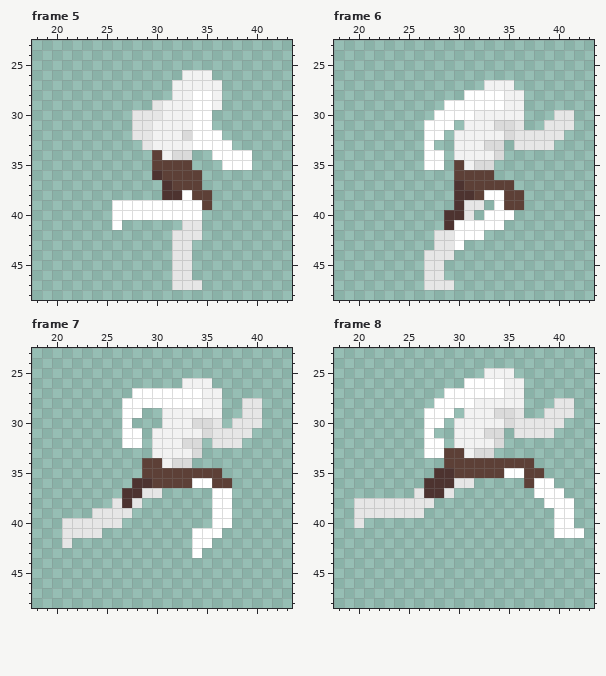
Pixel-art file, stored at Assets/Art/Characters/Player/Run/Player_Run_Right.aseprite. The picture above is the old version.
64x64 pixels, 8 frames. Colours within 5 levels of each other are drawn and written as one. Shown: frame 5: x 18..43, y 23..48; frame 6: x 18..43, y 23..48; frame 7: x 18..43, y 23..48; frame 8: x 18..43, y 23..48. The commit also changed other frames, which this record leaves out.
The same view after the edit:
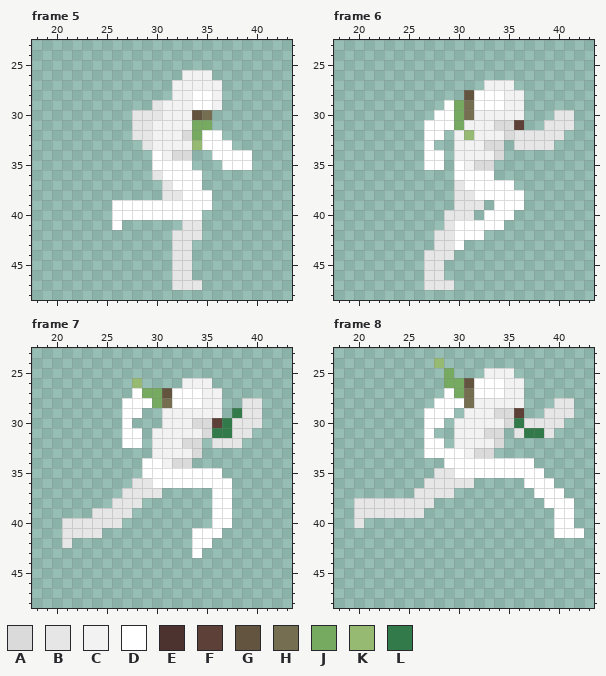
Palette (. is transparent): A #dadada  B #e6e6e6  C #f2f2f2  D #ffffff  E #4d3330  F #5d4037  G #63543f  H #756e51  J #75aa60  K #97ba73  L #327a4a
Change:
layer "Legs/Tattered" now hidden
layer "Chest/Leaf" now shown
Frame 5:
Colour B replaces colour E in row 36 at x 30; in row 37 at x 31; in row 38 at x 31 to 32.
Colour D replaces colour F in row 34 at x 30; in row 35 at x 30 to 33; in row 36 at x 31 to 34; in row 37 at x 32 to 34; in row 38 at x 34 to 35; in row 39 at x 35.
Colour G replaces colour D in row 30 at x 34.
Colour H replaces colour D in row 30 at x 35.
Colour J replaces colour D in row 31 at x 34 to 35; in row 32 at x 34.
Colour K replaces colour D in row 33 at x 34.
Frame 6:
Colour B replaces colour E in row 37 at x 30; in row 38 at x 30 to 31; in row 39 at x 30; in row 40 at x 29 to 30; in row 41 at x 29.
Colour D replaces colour F in row 35 at x 30; in row 36 at x 30 to 33; in row 37 at x 31 to 35; in row 38 at x 32 and 35 to 36; in row 39 at x 35 to 36.
Colour F replaces colour B in row 31 at x 36.
Colour G replaces colour D in row 28 at x 31.
Colour H replaces colour D in rows 29 to 30 at x 31.
Colour J is added in row 31 at x 30.
Colour J replaces colour D in rows 29 to 30 at x 30.
Colour K replaces colour C in row 32 at x 31.
Frame 7:
Colour B replaces colour E in row 36 at x 28 to 29; in row 37 at x 27 to 28; in row 38 at x 27.
Colour D replaces colour F in row 34 at x 29 to 30; in row 35 at x 29 to 36; in row 36 at x 30 to 33 and 36 to 37.
Colour F replaces colour B in row 30 at x 36.
Colour G replaces colour D in row 27 at x 31.
Colour H replaces colour D in row 28 at x 31.
Colour J replaces colour D in row 27 at x 29 to 30; in row 28 at x 30.
Colour K is added in row 26 at x 28.
Colour L is added in row 29 at x 38; in row 30 at x 37.
Colour L replaces colour B in row 31 at x 36 to 37.
Frame 8:
Colour B replaces colour E in row 35 at x 28 to 29; in row 36 at x 27 to 29; in row 37 at x 27 to 28.
Colour D replaces colour F in row 33 at x 29 to 30; in row 34 at x 29 to 37; in row 35 at x 30 to 34 and 37 to 38; in row 36 at x 37.
Colour F replaces colour B in row 29 at x 36.
Colour G replaces colour D in row 26 at x 31.
Colour H replaces colour D in rows 27 to 28 at x 31.
Colour J is added in row 25 at x 29; in row 26 at x 29 to 30.
Colour J replaces colour D in row 27 at x 30.
Colour K is added in row 24 at x 28.
Colour L replaces colour B in row 30 at x 36; in row 31 at x 37 to 38.
